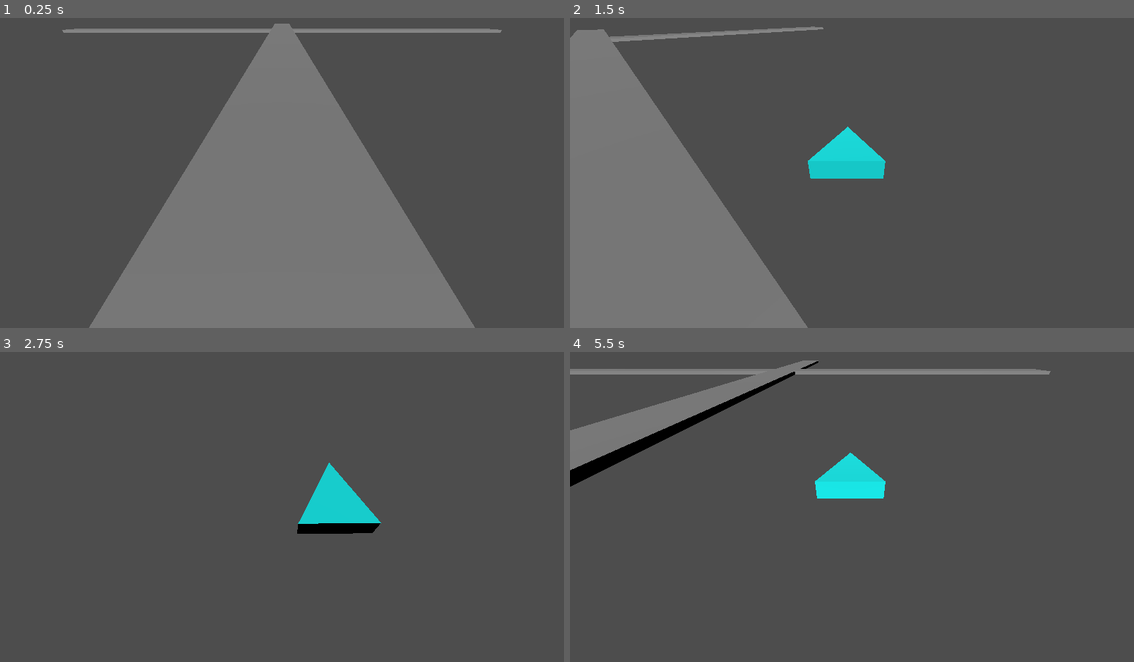
Above: before the commit, frames 1-4 (two rows, left to right).
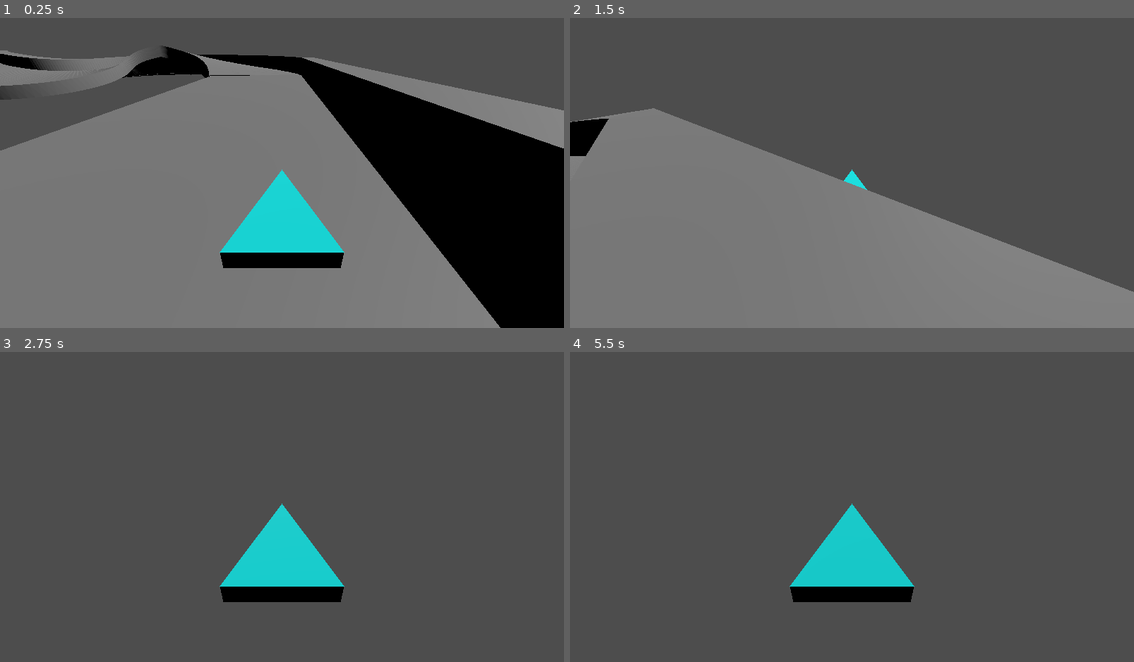
Above: after the commit, the same moments.

Repository: Asterdev-03/Turbofly-Game
Game: Godot game, scene res://Levels/level_1.tscn
Two runs of this game, one before a commit and one after it. Both use one fixed random seed, a clock stepped at 60 frames per second and the inputs below. Before the commit the project has no main scene; this scene is started directly in both runs.
Inputs:
- Up to frame 1 (0.25 s): no input
- Up to frame 2 (1.5 s): hold D (move_right) 0.53-1.28 s; hold Down (ui_down) from 1.28 s (still down)
- Up to frame 3 (2.75 s): release Down (ui_down) at 2.03 s; hold D (move_right) from 2.03 s (still down)
- Up to frame 4 (5.5 s): release D (move_right) at 2.78 s; hold Up (ui_up) 2.78-3.53 s; hold A (move_left) 3.53-5.03 s; hold Down (ui_down) from 5.03 s (still down)

The runs differ from the first frame. In frame 1, 52% of the frame differs, in the area x 0-100%, y 1-100%; in frame 2, 31%; in frame 3, 5.9%; in frame 4, 11%.

Commit message:
added solid tracks for the plane

Diff:
--- a/Levels/level_1.tscn
+++ b/Levels/level_1.tscn
@@ -1,34 +1,14 @@
-[gd_scene load_steps=4 format=3 uid="uid://dqjrns4brcvbp"]
+[gd_scene load_steps=3 format=3 uid="uid://dqjrns4brcvbp"]
 
 [ext_resource type="PackedScene" uid="uid://ce7qf4jekxtq4" path="res://Models/plane.tscn" id="1_ppdej"]
-
-[sub_resource type="BoxMesh" id="BoxMesh_e48dx"]
-size = Vector3(5, 0.5, 100)
-
-[sub_resource type="BoxShape3D" id="BoxShape3D_u5ex5"]
-size = Vector3(5, 0.5, 100)
+[ext_resource type="PackedScene" uid="uid://2umq8nxhq2bi" path="res://Models/track.tscn" id="2_gpkf1"]
 
 [node name="Level1" type="Node3D"]
 
 [node name="DirectionalLight3D" type="DirectionalLight3D" parent="."]
-transform = Transform3D(1, 0, 0, 0, 0.77587, 0.630893, 0, -0.630893, 0.77587, 0, 6.65624, 10.3704)
+transform = Transform3D(1, 0, 0, 0, 0.77587, 0.630893, 0, -0.630893, 0.77587, -50.3275, 6.65624, -17.4171)
 
-[node name="Floor" type="StaticBody3D" parent="."]
-
-[node name="MeshInstance3D" type="MeshInstance3D" parent="Floor"]
-mesh = SubResource("BoxMesh_e48dx")
-
-[node name="CollisionShape3D" type="CollisionShape3D" parent="Floor"]
-shape = SubResource("BoxShape3D_u5ex5")
-
-[node name="Floor2" type="StaticBody3D" parent="."]
-transform = Transform3D(-4.37114e-08, 0, 1, 0, 1, 0, -1, 0, -4.37114e-08, 0, 0, -18.3998)
-
-[node name="MeshInstance3D" type="MeshInstance3D" parent="Floor2"]
-mesh = SubResource("BoxMesh_e48dx")
-
-[node name="CollisionShape3D" type="CollisionShape3D" parent="Floor2"]
-shape = SubResource("BoxShape3D_u5ex5")
+[node name="Floor" parent="." instance=ExtResource("2_gpkf1")]
 
 [node name="Plane" parent="." instance=ExtResource("1_ppdej")]
-transform = Transform3D(1, 0, 0, 0, 1, 0, 0, 0, 1, 0, 2.29977, 50.4263)
+transform = Transform3D(-4.37114e-08, 0, -1, 0, 1, 0, 1, 0, -4.37114e-08, -76.9879, 6.84768, 121.339)
--- /dev/null
+++ b/Models/flight.gd
@@ -0,0 +1,60 @@
+extends CharacterBody3D
+
+const SPEED = 500
+const FLAP_NEUTRAL = PI/2
+const FLAP_UP = -PI/4
+const FLAP_DOWN = PI/4
+
+@onready var leftFlapAxis = $FlapAxisLeft
+@onready var rightFlapAxis = $FlapAxisRight
+
+# Get the gravity from the project settings to be synced with RigidBody nodes.
+var gravity = ProjectSettings.get_setting("physics/3d/default_gravity")
+
+func _physics_process(delta):
+	# Add the gravity.
+	#if not is_on_floor():
+		#velocity.y -= gravity * delta
+
+
+	var input_dir = Input.get_vector("move_left", "move_right", "ui_up", "ui_down")
+
+	var roll = -input_dir[0]
+	var pitch = input_dir[1]
+	var forward = -transform.basis.z
+
+	var z_axis_rotation = rotation.z # -PI..PI
+	var z_rotation_normalized = z_axis_rotation / PI # -1..1
+	if z_rotation_normalized > 0.5:
+		z_rotation_normalized = 1 - z_rotation_normalized
+	elif z_rotation_normalized < -0.5:
+		z_rotation_normalized = -1 - z_rotation_normalized
+
+	# give a little yaw rotation based on current z rotation
+	var yaw_drift = z_rotation_normalized * PI * 1.22 * delta
+
+	rotate(transform.basis.z, roll * 1.2 * delta)
+	#rotate(transform.basis.x, pitch  * delta)
+	rotate_y(yaw_drift)
+
+	# animate the flaps for fun
+	leftFlapAxis.rotation.x = FLAP_NEUTRAL
+	rightFlapAxis.rotation.x = FLAP_NEUTRAL
+
+	if roll < 0:
+		leftFlapAxis.rotation.x = FLAP_NEUTRAL + FLAP_DOWN
+		rightFlapAxis.rotation.x = FLAP_NEUTRAL + FLAP_UP
+	elif roll > 0:
+		leftFlapAxis.rotation.x = FLAP_NEUTRAL + FLAP_UP
+		rightFlapAxis.rotation.x = FLAP_NEUTRAL + FLAP_DOWN
+
+	if pitch > 0:
+		leftFlapAxis.rotation.x = FLAP_NEUTRAL + FLAP_UP
+		rightFlapAxis.rotation.x = FLAP_NEUTRAL + FLAP_UP
+	elif pitch < 0:
+		leftFlapAxis.rotation.x = FLAP_NEUTRAL + FLAP_DOWN
+		rightFlapAxis.rotation.x = FLAP_NEUTRAL + FLAP_DOWN
+
+
+	velocity = forward * SPEED * delta
+	move_and_slide()
--- /dev/null
+++ b/Models/flight.tscn
@@ -0,0 +1,33 @@
+[gd_scene load_steps=4 format=3 uid="uid://dc5t87ji4yf5w"]
+
+[ext_resource type="Script" path="res://Models/flight.gd" id="1_tg7ke"]
+
+[sub_resource type="BoxShape3D" id="BoxShape3D_joyex"]
+size = Vector3(3.5, 1.2, 2.5)
+
+[sub_resource type="StandardMaterial3D" id="StandardMaterial3D_e6xit"]
+
+[node name="Flight" type="CharacterBody3D"]
+script = ExtResource("1_tg7ke")
+
+[node name="CollisionShape3D" type="CollisionShape3D" parent="."]
+shape = SubResource("BoxShape3D_joyex")
+
+[node name="fuselage" type="CSGCylinder3D" parent="."]
+transform = Transform3D(0.75, 0, 0, 0, -3.27835e-08, -0.75, 0, 0.75, -3.27835e-08, 0, 0, 0)
+sides = 6
+material = SubResource("StandardMaterial3D_e6xit")
+
+[node name="CSGBox3D" type="CSGBox3D" parent="."]
+transform = Transform3D(3, 0, 0, 0, -2.18557e-08, -0.1, 0, 0.5, -4.37114e-09, 0, 0, 0)
+
+[node name="FlapAxisRight" type="CSGBox3D" parent="."]
+transform = Transform3D(0.8, 0, 0, 0, -1.74846e-08, -0.04, 0, 0.4, -1.74846e-09, 0.964059, 0, 0.336655)
+size = Vector3(1.04736, 1, 1)
+
+[node name="FlapAxisLeft" type="CSGBox3D" parent="."]
+transform = Transform3D(0.8, 0, 0, 0, -1.74846e-08, -0.04, 0, 0.4, -1.74846e-09, -1.02513, 0, 0.336655)
+size = Vector3(1.04736, 1, 1)
+
+[node name="Tail" type="CSGBox3D" parent="."]
+transform = Transform3D(0.1, 0, 0, 0, -2.18557e-08, -0.5, 0, 0.5, -2.18557e-08, 0, 0.305499, 0.798991)
--- /dev/null
+++ b/Models/npc.tscn
@@ -0,0 +1,20 @@
+[gd_scene load_steps=4 format=3 uid="uid://d4kujal6ksgs4"]
+
+[sub_resource type="StandardMaterial3D" id="StandardMaterial3D_p44tk"]
+albedo_color = Color(1, 0, 0.0166664, 1)
+
+[sub_resource type="PrismMesh" id="PrismMesh_lo58f"]
+material = SubResource("StandardMaterial3D_p44tk")
+
+[sub_resource type="BoxShape3D" id="BoxShape3D_raj7l"]
+size = Vector3(1, 0.3, 1)
+
+[node name="NPC" type="CharacterBody3D"]
+
+[node name="MeshInstance3D" type="MeshInstance3D" parent="."]
+transform = Transform3D(1, 0, 0, 0, -4.37114e-08, 0.3, 0, -1, -1.31134e-08, 0, 0, 0)
+mesh = SubResource("PrismMesh_lo58f")
+
+[node name="CollisionShape3D" type="CollisionShape3D" parent="."]
+transform = Transform3D(1, 0, 0, 0, 1, 0, 0, 0, 1, 0, -0.0687707, 0)
+shape = SubResource("BoxShape3D_raj7l")
--- a/Models/plane.gd
+++ /dev/null
@@ -1,46 +0,0 @@
-extends CharacterBody3D
-
-
-const SIDEWAY_SPEED = 5.0
-const FORWARD_SPEED = 500
-const MAX_ROTATE = deg_to_rad(30)
-const CAMERA_SPEED = 0.1
-
-@onready var cameraController = $CameraController
-@onready var meshInstance = $MeshInstance3D
-
-# Get the gravity from the project settings to be synced with RigidBody nodes.
-var gravity = ProjectSettings.get_setting("physics/3d/default_gravity")
-
-func _physics_process(delta):
-	# Add the gravity.
-	#if not is_on_floor():
-		#velocity.y -= gravity * delta
-
-	# Get the input direction and handle the movement
-	var input_dir = Input.get_axis("move_left","move_right")
-
-	cameraController.rotate_y(- input_dir * deg_to_rad(1))
-
-	# New Vector3 direction takes into account the user inputs and the camera position
-	var direction = (cameraController.transform.basis * Vector3(input_dir, 0, -1)).normalized()
-
-	if input_dir != 0:
-		meshInstance.rotation_degrees.y = cameraController.rotation_degrees.y
-	#
-	# Rotate the player when moving left or right by a slight angle
-	rotation.z = direction.z * input_dir * MAX_ROTATE
-
-	if direction:
-		velocity.x = direction.x * SIDEWAY_SPEED
-		velocity.z = direction.z * FORWARD_SPEED * delta
-	else:
-		velocity.x = move_toward(velocity.x, 0, SIDEWAY_SPEED)
-		velocity.z = move_toward(velocity.z, 0, SIDEWAY_SPEED)
-
-	# Player moves forward infinetly
-
-	move_and_slide()
-
-	# Make Camera_Controller match postion of Player
-	cameraController.position = lerp(cameraController.position, position, CAMERA_SPEED)
--- a/Models/plane.tscn
+++ b/Models/plane.tscn
@@ -1,32 +1,31 @@
 [gd_scene load_steps=5 format=3 uid="uid://ce7qf4jekxtq4"]
 
-[ext_resource type="Script" path="res://Models/plane.gd" id="1_371nr"]
+[ext_resource type="Script" path="res://Scripts/plane.gd" id="1_u3iqv"]
 
 [sub_resource type="StandardMaterial3D" id="StandardMaterial3D_p44tk"]
 albedo_color = Color(0, 1, 1, 1)
 
 [sub_resource type="PrismMesh" id="PrismMesh_lo58f"]
 material = SubResource("StandardMaterial3D_p44tk")
+size = Vector3(1.5, 2, 1)
 
 [sub_resource type="BoxShape3D" id="BoxShape3D_raj7l"]
-size = Vector3(1, 0.3, 1)
+size = Vector3(0.7, 0.3, 1.5)
 
 [node name="Plane" type="CharacterBody3D"]
-script = ExtResource("1_371nr")
+script = ExtResource("1_u3iqv")
 
 [node name="MeshInstance3D" type="MeshInstance3D" parent="."]
 transform = Transform3D(1, 0, 0, 0, -4.37114e-08, 0.3, 0, -1, -1.31134e-08, 0, 0, 0)
 mesh = SubResource("PrismMesh_lo58f")
 
 [node name="CollisionShape3D" type="CollisionShape3D" parent="."]
-transform = Transform3D(1, 0, 0, 0, 1, 0, 0, 0, 1, 0, -0.0687707, 0)
 shape = SubResource("BoxShape3D_raj7l")
 
 [node name="CameraController" type="Node3D" parent="."]
-top_level = true
 
 [node name="CameraTarget" type="Node3D" parent="CameraController"]
-transform = Transform3D(1, 0, 0, 0, 0.793884, 0.608069, 0, -0.608069, 0.793884, 0, 1.67587, 1.7785)
+transform = Transform3D(1, 0, 0, 0, 0.866025, 0.5, 0, -0.5, 0.866025, 0, 2.25793, 2.65875)
 
 [node name="Camera3D" type="Camera3D" parent="CameraController/CameraTarget"]
 current = true
--- /dev/null
+++ b/Models/track.tscn
@@ -0,0 +1,55 @@
+[gd_scene load_steps=3 format=3 uid="uid://2umq8nxhq2bi"]
+
+[ext_resource type="PackedScene" uid="uid://d4kujal6ksgs4" path="res://Models/npc.tscn" id="2_rqxmr"]
+
+[sub_resource type="Curve3D" id="Curve3D_bmkjh"]
+_data = {
+"points": PackedVector3Array(-0.197, 0, -47.882, -2.694, 0, 37.461, -192.498, -3.46899e-05, -2.6447, -0.197, 0, -47.882, 0.196655, 0.0800781, 47.8817, -258.038, -3.46899e-05, 64.0507, 0, 0, 0, 0, 0, 0, -194.08, 0, 129.073, 0, 0, 0, 0, 0, 0, -1.23764, -3.46899e-05, 128.936, 0.173, 0, 42.922, -0.173, 0, -42.922, 61.8318, -3.46899e-05, 65.5167, -2.22978, -3.82202, 28.1607, 2.22978, 3.82202, -28.1607, 33.8795, -3.46899e-05, 0.427849, -0.433098, 0.878052, 47.2687, 0.433098, -0.878052, -47.2687, 62.8373, -3.46899e-05, -64.329, 0, 0, 0, 0, 0, 0, -0.92792, -3.46899e-05, -130.69, 0, 0, 0, 0, 0, 0, -194.492, -3.46899e-05, -128.047, -0.338898, 0.828613, -38.5769, 0.338898, -0.828613, 38.5769, -258.573, -3.46899e-05, -65.2877, 0.219742, 0.088501, -38.3067, -0.219742, -0.088501, 38.3067, -192.677, -3.46899e-05, -0.89334),
+"tilts": PackedFloat32Array(0, -0.0236213, 0, 0, 0.319207, -0.226619, -0.236901, 0, 0, 0, -0.183133)
+}
+point_count = 11
+
+[node name="Track" type="Path3D"]
+transform = Transform3D(1, 0, 0, 0, 1, 0, 0, 0, 1, 2.08043, -1.38998, -0.0726848)
+curve = SubResource("Curve3D_bmkjh")
+
+[node name="CSGPolygon3D" type="CSGPolygon3D" parent="."]
+transform = Transform3D(1, 0, 0, 0, 1, 0, 0, 0, 1, -0.0726852, 0, 0.0726848)
+use_collision = true
+polygon = PackedVector2Array(-30, 5, -30, 0.1, 3, 0.1, 3, 5)
+mode = 2
+path_node = NodePath("..")
+path_interval_type = 0
+path_interval = 1.0
+path_simplify_angle = 0.0
+path_rotation = 2
+path_local = false
+path_continuous_u = true
+path_u_distance = 1.0
+path_joined = false
+
+[node name="CSGPolygon3D3" type="CSGPolygon3D" parent="."]
+transform = Transform3D(1, 0, 0, 0, 1, 0, 0, 0, 1, -0.0901775, 0, -0.234983)
+polygon = PackedVector2Array(-1, 0, -1, 10, 3, 10, 3, 0)
+mode = 2
+path_node = NodePath("..")
+path_interval_type = 0
+path_interval = 1.0
+path_simplify_angle = 0.0
+path_rotation = 2
+path_local = false
+path_continuous_u = true
+path_u_distance = 1.0
+path_joined = false
+
+[node name="PathFollow3D" type="PathFollow3D" parent="."]
+transform = Transform3D(-0.997424, 0, 0.0717294, 0, 1, 0, -0.0717294, 0, -0.997424, -192.498, -3.46899e-05, -2.6447)
+
+[node name="NPC" parent="PathFollow3D" instance=ExtResource("2_rqxmr")]
+transform = Transform3D(1, 0, 0, 0, 1, 0, 0, 0, 1, -19.0645, 4.11691, 2.39556)
+
+[node name="NPC2" parent="PathFollow3D" instance=ExtResource("2_rqxmr")]
+transform = Transform3D(1, 0, 0, 0, 1, 0, 0, 0, 1, 14.2467, 4.11691, 108.993)
+
+[node name="NPC3" parent="PathFollow3D" instance=ExtResource("2_rqxmr")]
+transform = Transform3D(-4.37114e-08, 0, 1, 0, 1, 0, -1, 0, -4.37114e-08, 14.2467, 4.11691, -110.761)
--- /dev/null
+++ b/Scripts/plane.gd
@@ -0,0 +1,35 @@
+extends CharacterBody3D
+
+@onready var cameraController = $CameraController
+
+const FORWARD_SPEED := 2000.0
+const MAX_ROTATE := 0.35
+const ROTATION_SPEED := 4.0
+const ROTATION_HOLD_TIME := 0.3
+
+var hold_timer := 0.0
+
+func _physics_process(delta):
+	# Get the input direction and handle the movement
+	var input_dir = Input.get_axis("move_left","move_right")
+	var roll = -input_dir
+	var forward = -transform.basis.z
+
+	# Update hold_timer based on input direction
+	if input_dir != 0:
+		hold_timer += delta
+	else:
+		hold_timer = 0.0
+
+	var z_axis_rotation = rotation.z # -PI..PI
+	var z_rotation_normalized = z_axis_rotation / PI # -1..1
+
+	# give a little yaw rotation based on current z rotation
+	var yaw_drift = z_rotation_normalized * PI * ROTATION_SPEED * delta
+
+	rotate_y(yaw_drift)
+	rotation.z = lerp(rotation.z,MAX_ROTATE * roll,0.05)
+
+	velocity = forward * FORWARD_SPEED * delta
+
+	move_and_slide()
--- a/project.godot
+++ b/project.godot
@@ -11,6 +11,7 @@
 [application]
 
 config/name="Turbofly"
+run/main_scene="res://Levels/level_1.tscn"
 config/features=PackedStringArray("4.2", "Forward Plus")
 config/icon="res://icon.svg"
 
Not shown, added: Levels/lev8AC5.tmp
